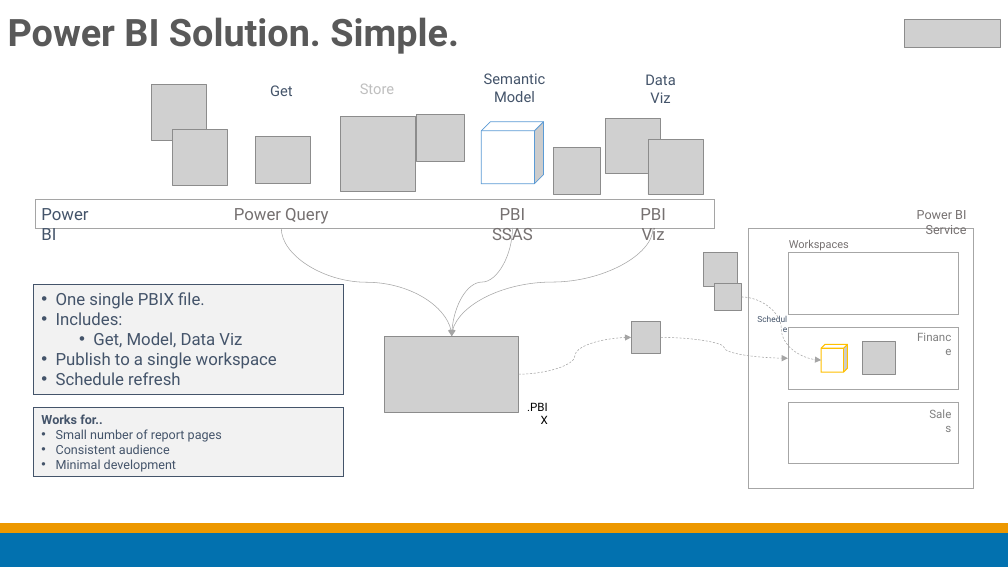
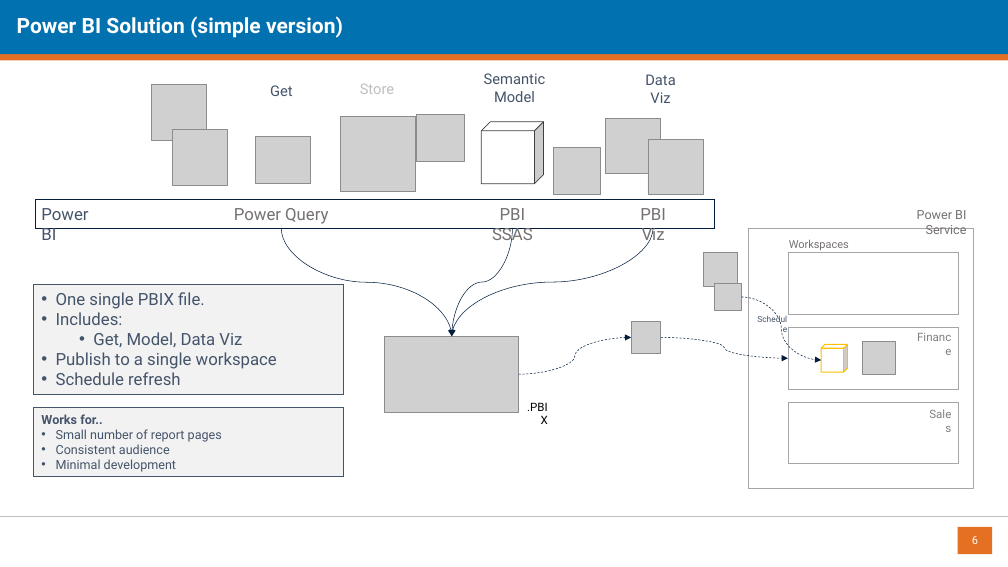
Before and after one commit to datalineo/sessions, a slide deck: slide 6 of Evolve Power BI Architecture/Evolving your Power BI Architecture using Dataflows and Shared Datasets.pptx (slide 4 before the commit). Drawn at 1008x567 pixels with LibreOffice and Linux fonts; fonts in the diff are those of the drawing; grey boxes stand for pictures; background and template pictures are left out. Boxes give left, top, right and bottom in pixels: in the first picture for what was removed or moved away, otherwise in the second. Text is boxed around its words. In the diff, an @@ line names an element or a change of style, - is before the commit and + after.

```diff
--- a/Evolve Power BI Architecture/Evolving your Power BI Architecture using Dataflows and Shared Datasets.pptx
+++ b/Evolve Power BI Architecture/Evolving your Power BI Architecture using Dataflows and Shared Datasets.pptx
@@ rectangle added at [0,6,1008,60], fill #E57022 @@
@@ rectangle added at [0,0,1008,54], fill #0271AF @@
@@ title at [17,16,343,38]: text changed; size 36 to 20 pt; text colour #595959 to #FFFFFF @@
-Power BI Solution. Simple.
+Power BI Solution (simple version)
@@ picture removed at [904,20,1001,48] @@
@@ cube at [482,122,544,184]: outline #5B9BD5 0.75 pt to #404040 0.75 pt @@
@@ rectangle at [35,200,715,229]: outline #A5A5A5 0.25 pt to #041F3E 0.25 pt @@
@@ curved arrow (281, 228) - (452, 337): stroke #A5A5A5 0.5 pt to #041F3E 0.5 pt @@
@@ curved arrow (513, 228) - (452, 337): stroke #A5A5A5 0.5 pt to #041F3E 0.5 pt @@
@@ curved arrow (653, 228) - (452, 337): stroke #A5A5A5 0.5 pt to #041F3E 0.5 pt @@
@@ curved arrow (742, 297) - (821, 360): stroke #A5A5A5 0.5 pt dashed to #041F3E 0.5 pt dashed @@
@@ curved arrow (519, 374) - (631, 337): stroke #A5A5A5 0.5 pt dashed to #041F3E 0.5 pt dashed @@
@@ curved arrow (661, 337) - (788, 358): stroke #A5A5A5 0.5 pt dashed to #041F3E 0.5 pt dashed @@
@@ rectangle removed at [0,532,1008,567] @@
@@ rectangle removed at [0,523,1008,532] @@
@@ line added from (0, 516) to (1008, 516), #BFBFBF 0.5 pt @@
@@ page number added at [958,527,993,554], fill #E57022, 10.5 pt, text #FFFFFF @@
+6
```
Also in this commit, not shown: 7 other slides changed, 4 slides added, 4 slides removed, 5 other files.
